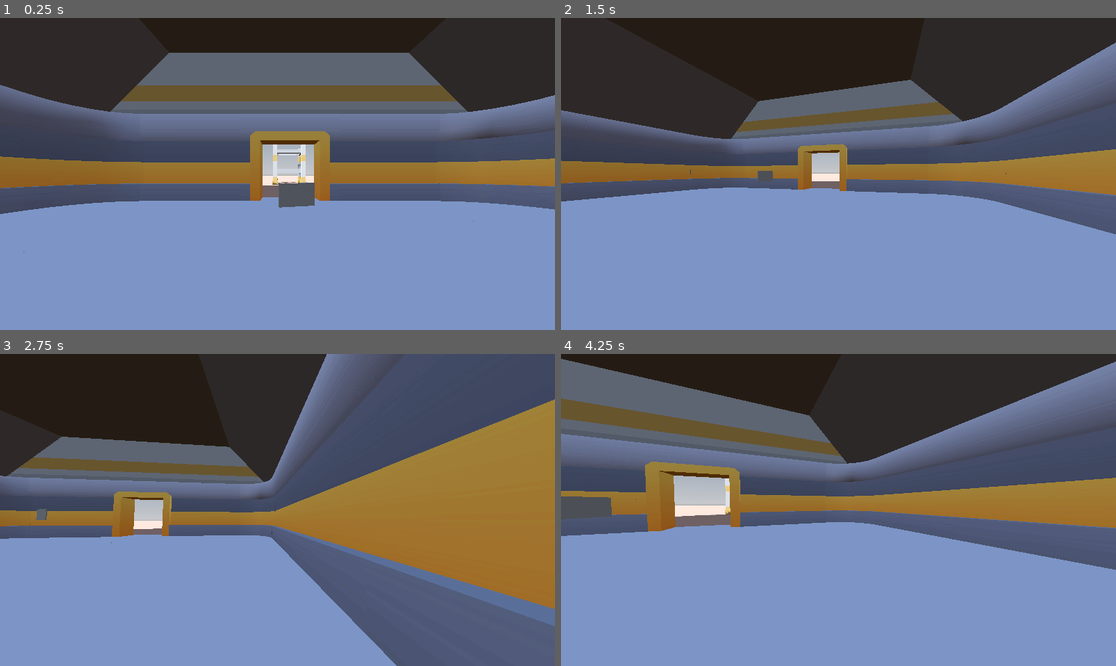
Above: before the commit, frames 1-4 (two rows, left to right).
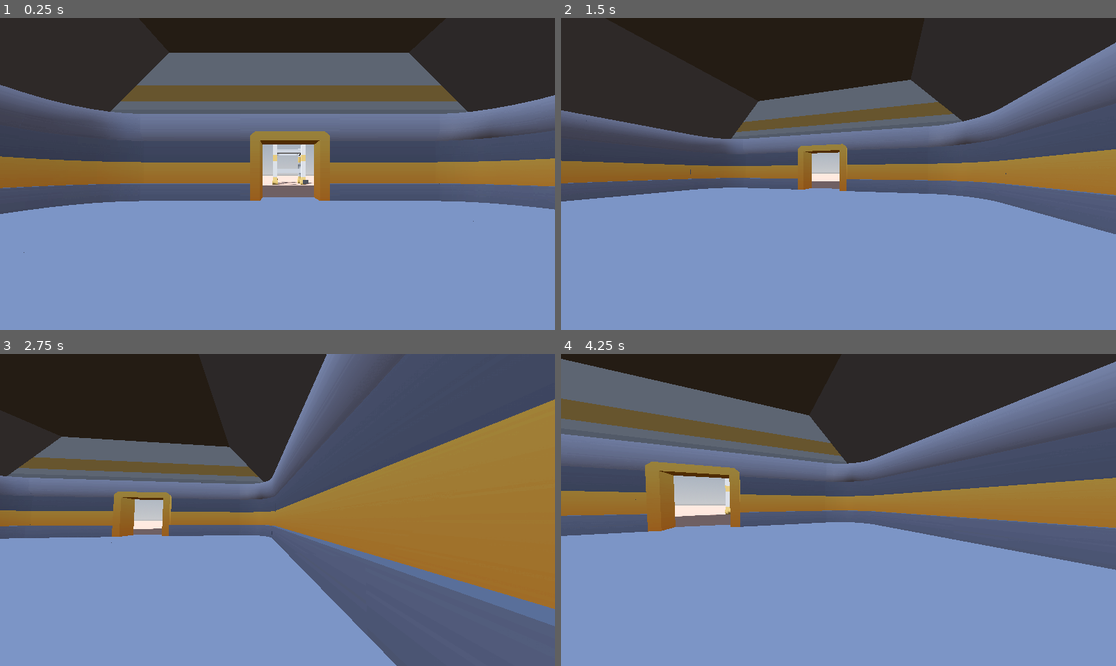
Above: after the commit, the same moments.

Repository: jnguyen2207/MeepmorpsJourney
Game: Godot game, scene res://game.tscn
Two runs of this game, one before a commit and one after it. Both use one fixed random seed, a clock stepped at 60 frames per second and the inputs below.
Inputs (mouse positions are in pixels of both pictures, inside the frame that each line leads up to):
- Up to frame 1 (0.25 s): no input
- Up to frame 2 (1.5 s): move the mouse to (866, 174) at 0.52 s; hold Right (ui_right) 0.53-1.28 s; hold Shift (sprint) 0.53-1.28 s; move the mouse to (810, 174) at 1.27 s; hold Left (ui_left) from 1.28 s (still down); tap Shift (sprint) at 1.35 s
- Up to frame 3 (2.75 s): move the mouse to (288, 503) at 2.02 s; release Left (ui_left) at 2.03 s; hold Right (ui_right) from 2.03 s (still down); hold Shift (sprint) from 2.03 s (still down)
- Up to frame 4 (4.25 s): move the mouse to (832, 516) at 2.77 s; release Shift (sprint) at 2.78 s; tap Shift (sprint) at 2.85 s; move the mouse to (877, 513) at 3.52 s; release Right (ui_right) at 3.53 s; hold Left (ui_left) from 3.53 s (still down); hold Shift (sprint) from 3.53 s (still down)

The runs differ from the first frame. In frame 1, 0.5% of the frame differs, in the area x 50-57%, y 51-61%; in frame 2, less than 0.1%; in frame 3, less than 0.1%; in frame 4, 0.6%, in the area x 0-10%, y 45-54%.

Commit message:
Update game.tscn

Diff:
--- a/game.tscn
+++ b/game.tscn
@@ -220,7 +220,7 @@
 transform = Transform3D(1.29039, 0, 0, 0, 1.61299, 0, 0, 0, 1.54847, -8.6944, 1, 26)
 
 [node name="key" parent="Node3D" instance=ExtResource("14_7qf4f")]
-transform = Transform3D(2.341, 0, 0, 0, 2.341, 0, 0, 0, 2.341, 0, 0, 0)
+transform = Transform3D(2.341, 0, 0, 0, 2.341, 0, 0, 0, 2.341, 1.837, -0.260135, -9.91253)
 
 [connection signal="timeout" from="player/head/Camera3D/CanvasLayer/Timer" to="player/head/Camera3D/CanvasLayer" method="_on_timer_timeout"]
 [connection signal="picked_up" from="Node3D/key" to="player/head/Camera3D/CanvasLayer" method="_on_picked_up"]
